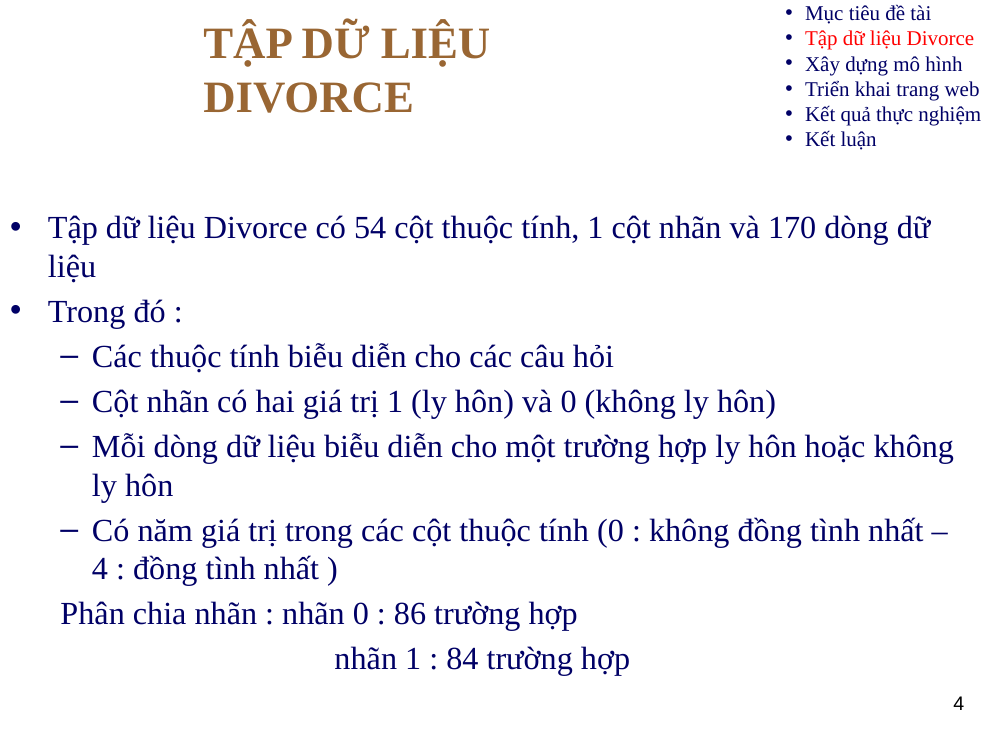
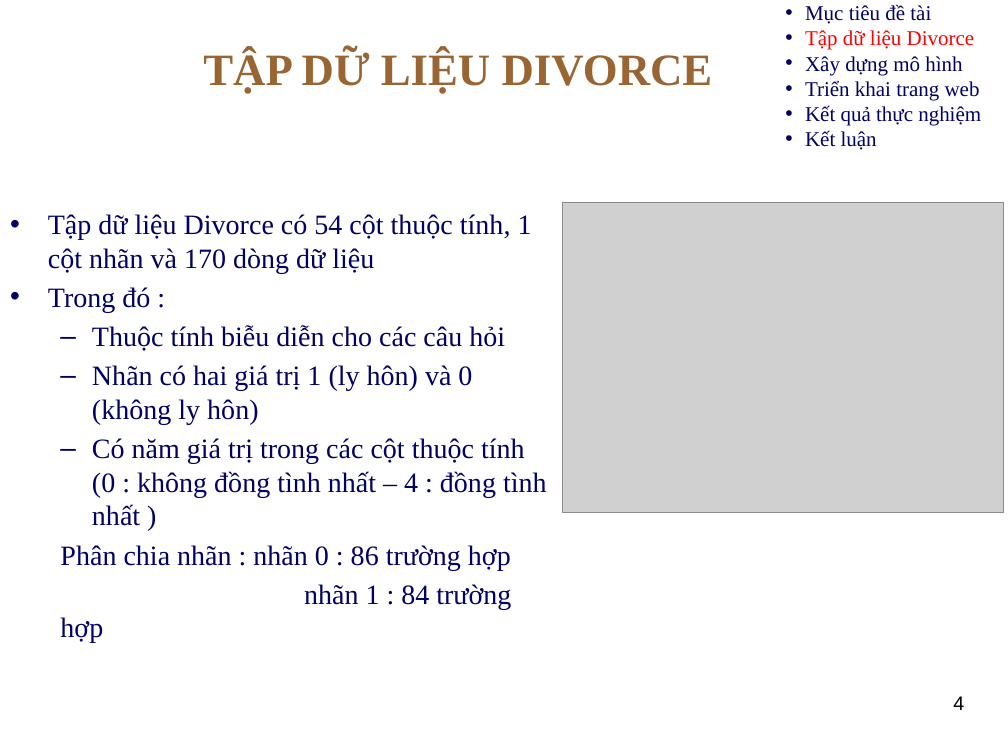
Before and after one commit to TranDat1811/DataMining, a slide deck: slide 4 of BaoCao.pptx. Drawn at 1008x756 pixels with LibreOffice and Linux fonts; fonts in the diff are those of the drawing; grey boxes stand for pictures; background and template pictures are left out. Boxes give left, top, right and bottom in pixels: in the first picture for what was removed or moved away, otherwise in the second. Text is boxed around its words. In the diff, an @@ line names an element or a change of style, - is before the commit and + after.

```diff
--- a/BaoCao.pptx
+++ b/BaoCao.pptx
@@ title "TẬP DỮ LIỆU DIVORCE" rewrapped from (x1=203, y1=24, x2=491, y2=113) to (x1=203, y1=51, x2=713, y2=94) @@
@@ picture added at (x1=562, y1=203, x2=1004, y2=513) @@
@@ text at (x1=48, y1=214, x2=547, y2=643): size 23 to 20 pt in "Tập dữ liệu Divorce có 54 cột ...", "Trong đó :", "Có năm giá trị trong các cột ...", "Phân chia nhãn : nhãn 0 : ..." and 1 more places @@
@@ text at (x1=92, y1=325, x2=505, y2=425): text changed; size 23 to 20 pt @@
-  – Các thuộc tính biễu diễn cho các câu hỏi
-  – Cột nhãn có hai giá trị 1 (ly hôn) và 0 (không ly hôn)
-  – Mỗi dòng dữ liệu biễu diễn cho một trường hợp ly hôn hoặc không ly hôn
+  – Thuộc tính biễu diễn cho các câu hỏi
+  – Nhãn có hai giá trị 1 (ly hôn) và 0 (không ly hôn)
```
Also in this commit, not shown: 2 other slides changed, 3 other files.
